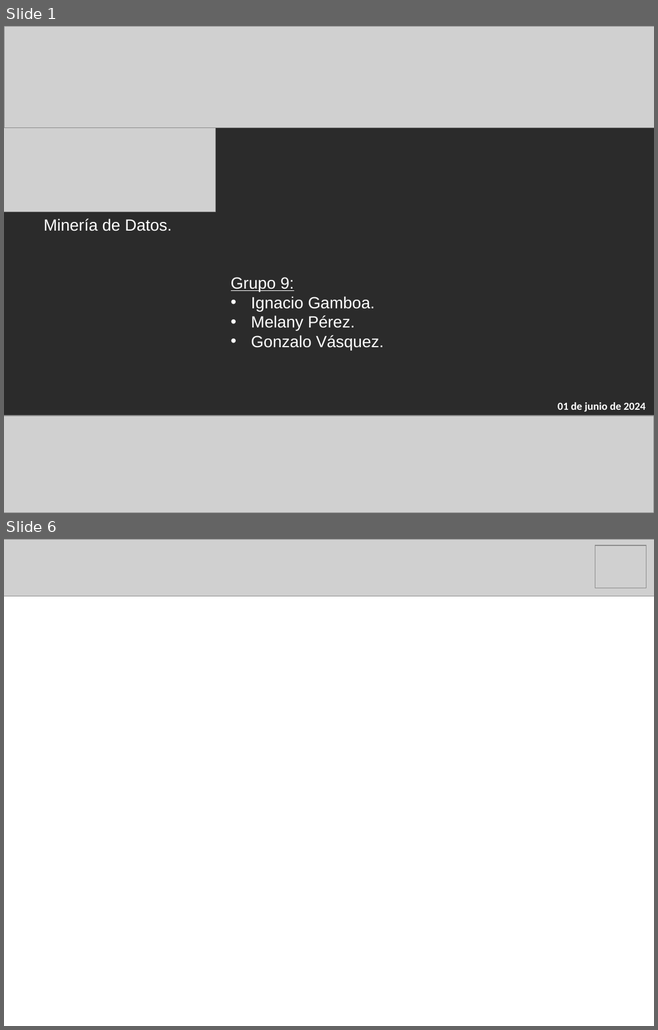
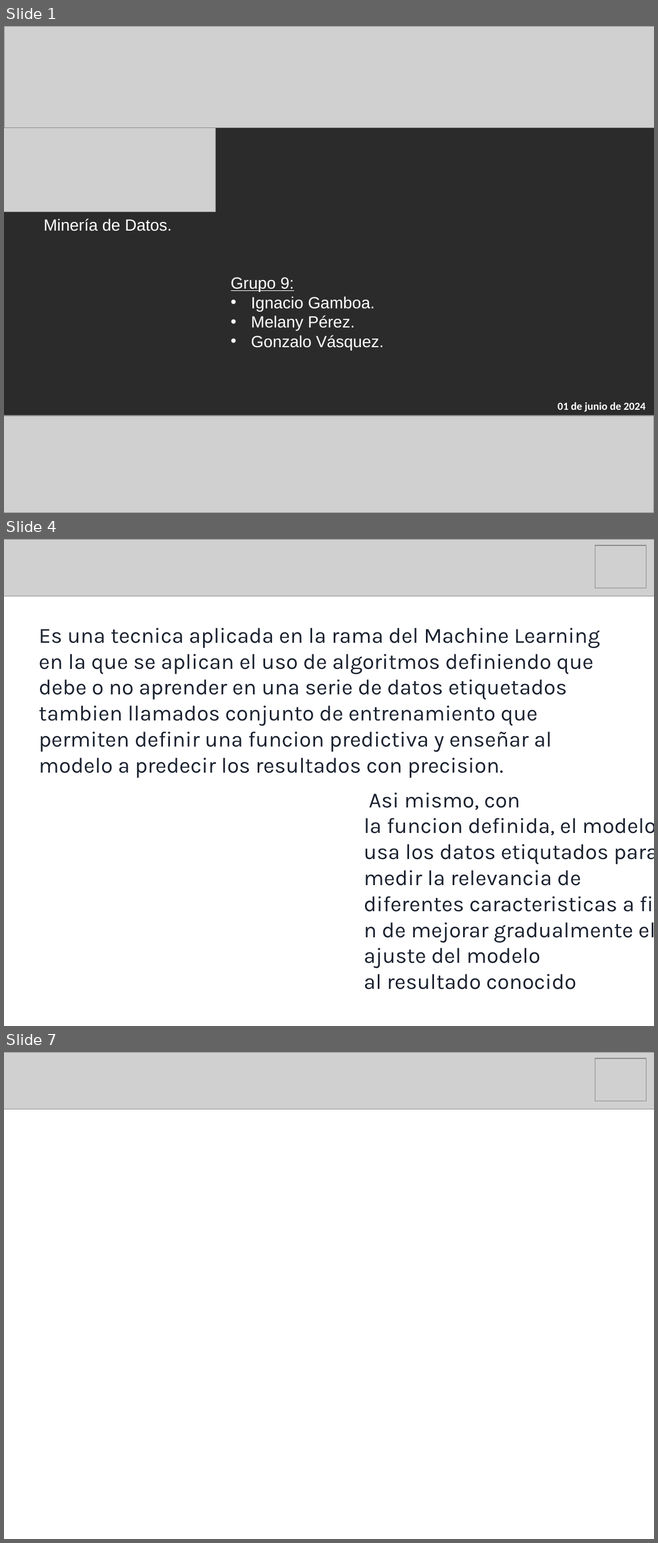
Before and after one commit to IgnGGA/grupo9, a slide deck: presentación/presentaciónDosMineriaDeDatos.pptx. Shown one above the other, each under a label of ours: slides 1 and 6 before the commit, slides 1, 4 and 7 after it; the slides between them are not shown. The pictures are 658x1030 and 658x1543 pixels, drawn with LibreOffice and Linux fonts; fonts in the diff are those of the drawing; grey boxes stand for pictures; background and template pictures are left out; a plain dark background stands for a picture behind light text. Boxes give left, top, right and bottom in pixels: in the first picture for what was removed or moved away, otherwise in the second. Text is boxed around its words. In the diff, an @@ line names an element or a change of style, - is before the commit and + after.

```diff
--- a/presentación/presentaciónDosMineriaDeDatos.pptx
+++ b/presentación/presentaciónDosMineriaDeDatos.pptx
@@ slide 4 added at (4, 539, 654, 1026), background #FFFFFF @@
@@ picture added at (4, 539, 654, 596) @@
@@ picture added at (594, 545, 646, 588) @@
@@ text added at (39, 628, 600, 778), 24 pt, text #19202E @@
+Es una tecnica aplicada en la rama del Machine Learning en la que se aplican el uso de algoritmos definiendo que debe o no aprender en una serie de datos etiquetados tambien llamados conjunto de entrenamiento que permiten definir una funcion predictiva y enseñar al modelo a predecir los resultados con precision.
@@ text added at (364, 792, 654, 990), 24 pt, text #19202E @@
+Asi mismo, con la funcion definida, el modelo usa los datos etiqutados para medir la relevancia de diferentes caracteristicas a fin de mejorar gradualmente el ajuste del modelo al resultado conocido
@@ what was slide 6 is now slide 7 @@
```
Also in this commit, not shown: 1 slide changed, 3 other slides added, 3 slides removed, 1 other file.
